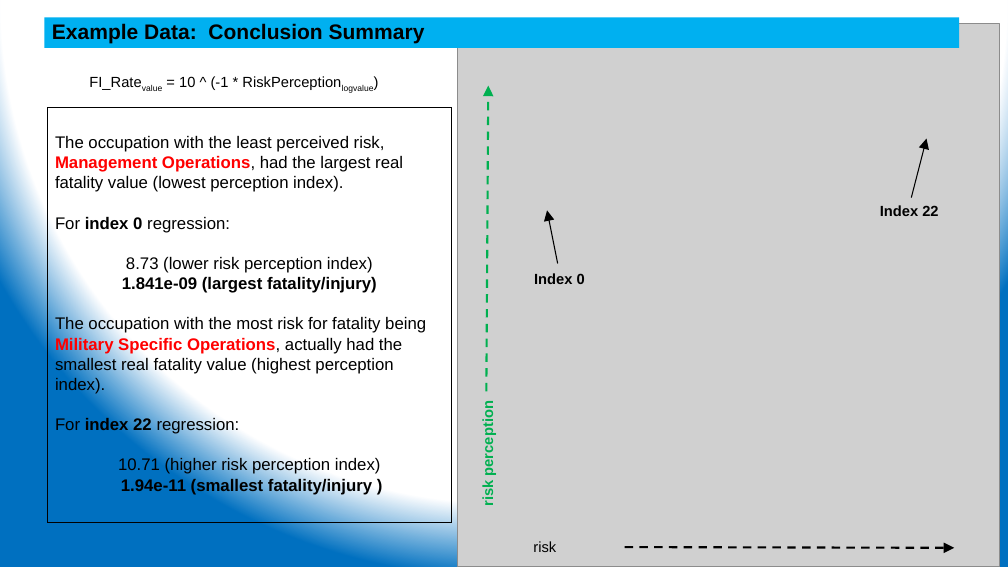
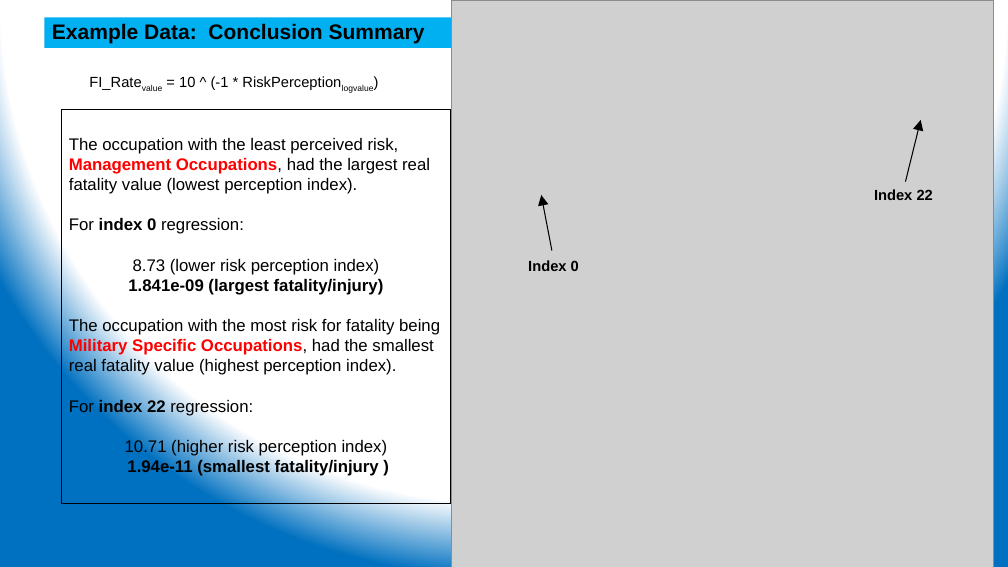
Before and after one commit to ehsintegration/yfd-phd-bls-data, a slide deck: slide 18 of D2-documentation/Data Analysis.pptx (slide 17 before the commit). Drawn at 1008x567 pixels with LibreOffice and Linux fonts; fonts in the diff are those of the drawing; grey boxes stand for pictures. Boxes give left, top, right and bottom in pixels: in the first picture for what was removed or moved away, otherwise in the second. Text is boxed around its words. In the diff, an @@ line names an element or a change of style, - is before the commit and + after.

```diff
--- a/D2-documentation/Data Analysis.pptx
+++ b/D2-documentation/Data Analysis.pptx
@@ picture: place and size @@
-picture at [457,24,1000,567]
+picture at [451,0,994,567]
@@ arrow removed from (486, 392) to (488, 85) @@
@@ rectangle "The occupation with the least ...": place and size @@
-rectangle "The occupation with the least ..." at [48,108,451,523]
+rectangle "The occupation with the least ..." at [61,110,451,504]
@@ text in rectangle at [69,138,430,194]: text changed @@
-The occupation with the least perceived risk, Management Operations, had the largest real fatality value (lowest perception index).
+The occupation with the least perceived risk, Management Occupations, had the largest real fatality value (lowest perception index).
@@ arrow moved from (911, 197) - (927, 138) to (906, 181) - (921, 120) @@
@@ 2 texts, 1 arrow: place and size @@
-2 texts, 1 arrow at [534,205,938,284]
+2 texts, 1 arrow at [528,189,933,271]
@@ text in rectangle at [69,317,440,376]: text changed @@
-The occupation with the most risk for fatality being Military Specific Operations, actually had the smallest real fatality value (highest perception index).
+The occupation with the most risk for fatality being Military Specific Occupations, had the smallest real fatality value (highest perception index).
@@ text removed at [480,409,496,505] @@
-risk perception
@@ text removed at [533,541,556,552] @@
-risk
@@ arrow removed from (625, 547) to (954, 548) @@
```
Also in this commit, not shown: 3 other slides changed, 1 slide added, 3 other files.
